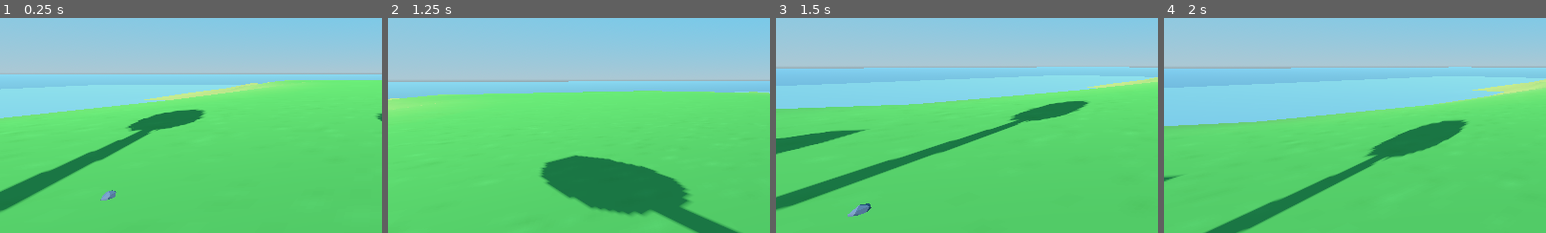
Above: before the commit, frames 1-4 (left to right).
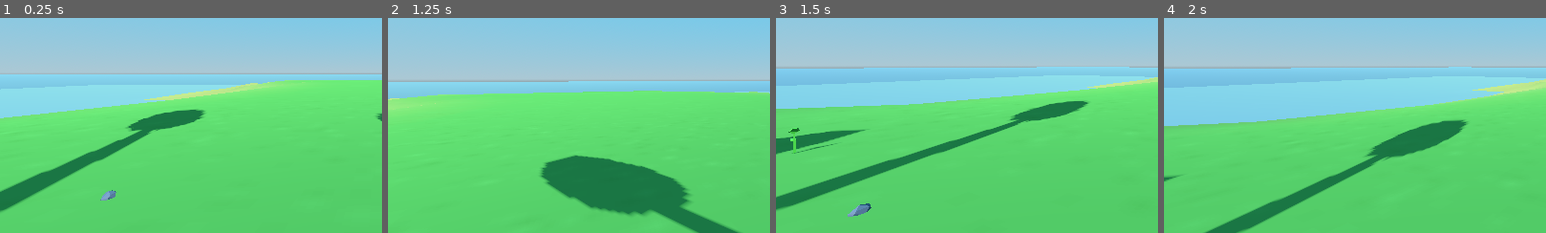
Above: after the commit, the same moments.

Repository: afarber/SurvivalGame
Game: Godot game, scene res://game/main_game.tscn
The game is run twice, just before and just after one commit, with the same random seed, the same clock (stepped at 60 frames per second) and the same inputs.
Inputs (mouse positions are % of the whole screen's width and height, from its top left):
- Up to frame 1 (0.25 s): no input
- Up to frame 2 (1.25 s): tap Enter (ui_accept) at 0.5 s; move the mouse to (55, 50) at 0.52 s; hold W (move_forward) from 0.53 s (still down); tap E (interact) at 0.6 s; tap Space (jump) at 0.77 s
- Up to frame 3 (1.5 s): keep holding W (move_forward); move the mouse to (45, 50) at 1.27 s; tap E (interact) at 1.35 s
- Up to frame 4 (2 s): keep holding W (move_forward); tap Space (jump) at 1.52 s
The pictures show only the part of the screen within x 0-50%, y 37-87%; the shares and areas given below are measured in that part.

Frames 1-2 are identical in both runs. In frame 3, 0.2% of the frame differs, in the area x 3-16%, y 51-64%; in frame 4, nothing differs.

Commit message:
Add pickupable plant

Diff:
--- a/game/main_game.tscn
+++ b/game/main_game.tscn
@@ -6,6 +6,7 @@
 [ext_resource type="PackedScene" uid="uid://c58jbhme1gwfg" path="res://actors/player/player.tscn" id="4_amf5o"]
 [ext_resource type="PackedScene" uid="uid://xi47003j8e2i" path="res://items/interactables/pickupable_stick.tscn" id="4_s73jt"]
 [ext_resource type="PackedScene" uid="uid://jkjiyapdscej" path="res://items/interactables/pickupable_stone.tscn" id="5_djqt7"]
+[ext_resource type="PackedScene" uid="uid://ycnf5b3vfkvh" path="res://items/interactables/pickupable_plant.tscn" id="6_wyq8b"]
 
 [sub_resource type="ConcavePolygonShape3D" id="ConcavePolygonShape3D_gf358"]
 data = PackedVector3Array(142.68, -5, -142.685, 150, -5, -150, 150, -5, -142.685, 142.68, -5, -142.685, 142.68, -5, -15 …(226880 unchanged characters)…
@@ -73,6 +74,15 @@
 [node name="PickupableStone2" parent="StageController/Island" instance=ExtResource("5_djqt7")]
 transform = Transform3D(1, 0, 0, 0, 1, 0, 0, 0, 1, -1, 0, 1)
 
+[node name="PickupablePlant" parent="StageController/Island" instance=ExtResource("6_wyq8b")]
+transform = Transform3D(1, 0, 0, 0, 1, 0, 0, 0, 1, 3.22905, 2.38419e-07, -2.45247)
+
+[node name="PickupablePlant2" parent="StageController/Island" instance=ExtResource("6_wyq8b")]
+transform = Transform3D(1, 0, 0, 0, 1, 0, 0, 0, 1, -2.54964, 2.38419e-07, 0.188179)
+
+[node name="PickupablePlant3" parent="StageController/Island" instance=ExtResource("6_wyq8b")]
+transform = Transform3D(1, 0, 0, 0, 1, 0, 0, 0, 1, -6.11467, 0, -5.2762)
+
 [node name="Water" type="MeshInstance3D" parent="StageController/Island"]
 transform = Transform3D(1, 0, 0, 0, 1, 0, 0, 0, 1, -0.0567877, -4.56717, 0.0230827)
 mesh = SubResource("PlaneMesh_d0iaf")
--- /dev/null
+++ b/items/interactables/pickupable_plant.tscn
@@ -0,0 +1,20 @@
+[gd_scene load_steps=4 format=3 uid="uid://ycnf5b3vfkvh"]
+
+[ext_resource type="PackedScene" uid="uid://4b3yee1nroyp" path="res://items/interactables/pickupable_template.tscn" id="1_0ofb5"]
+[ext_resource type="PackedScene" uid="uid://nra0ppmwx1j6" path="res://meshes/plant.tscn" id="2_4vgrn"]
+
+[sub_resource type="CapsuleShape3D" id="CapsuleShape3D_y3ohd"]
+radius = 0.0324703
+height = 0.505369
+
+[node name="PickupablePlant" instance=ExtResource("1_0ofb5")]
+
+[node name="Pickupable" parent="." index="0"]
+item_key = 2
+prompt = "Pickup plant"
+
+[node name="CollisionShape3D" parent="Pickupable" index="0"]
+transform = Transform3D(1, 0, 0, 0, 1, 0, 0, 0, 1, 0, 0.21466, 0)
+shape = SubResource("CapsuleShape3D_y3ohd")
+
+[node name="Plant" parent="." index="1" instance=ExtResource("2_4vgrn")]
Not shown: 1 places in game/main_game.tscn that only renumber resources
